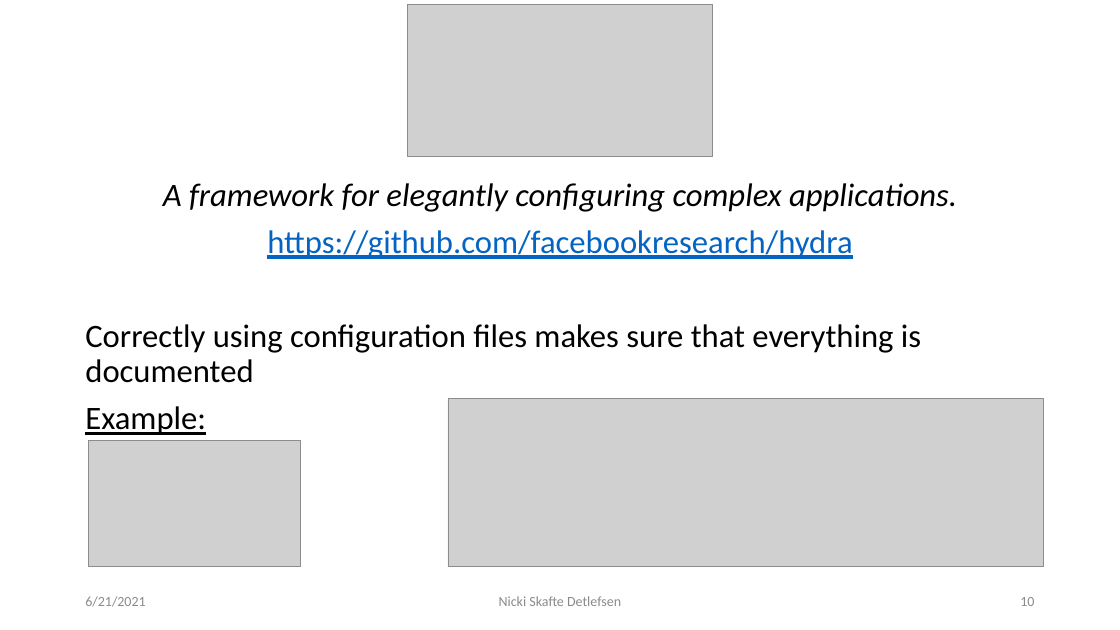
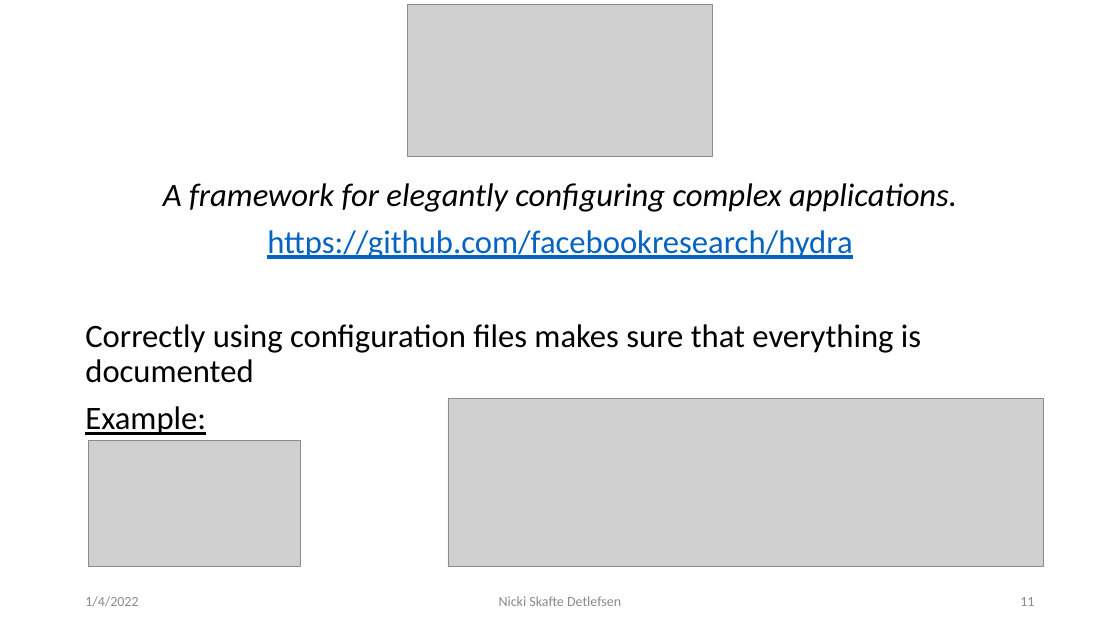
Before and after one commit to DeepEasterbunny/dtu_mlops, a slide deck: slide 11 of s3_reproduceability/lecture/Reproducibility.pptx (slide 10 before the commit). Drawn at 1120x630 pixels with LibreOffice and Linux fonts; fonts in the diff are those of the drawing; grey boxes stand for pictures; background and template pictures are left out. Boxes give left, top, right and bottom in pixels: in the first picture for what was removed or moved away, otherwise in the second. Text is boxed around its words. In the diff, an @@ line names an element or a change of style, - is before the commit and + after.

```diff
--- a/s3_reproduceability/lecture/Reproducibility.pptx
+++ b/s3_reproduceability/lecture/Reproducibility.pptx
@@ text at <box>85,596,138,607</box>: text changed @@
-6/21/2021
+1/4/2022
@@ page number at <box>1020,597,1034,606</box>: text changed @@
-10
+11
```
Also in this commit, not shown: 10 other slides changed, 1 slide added, 1 other file.
